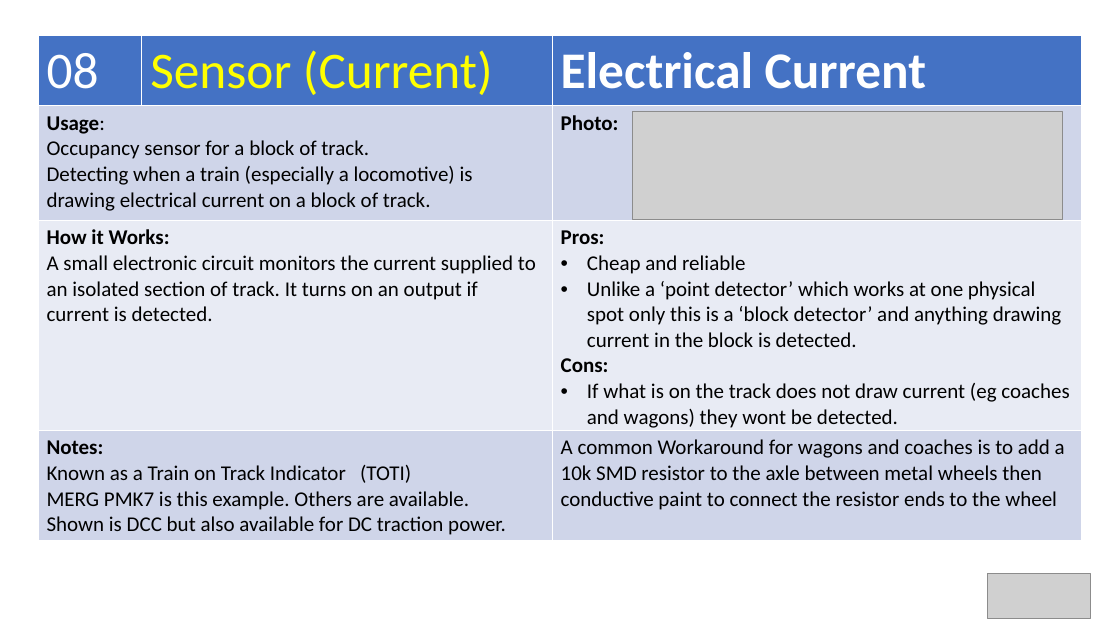
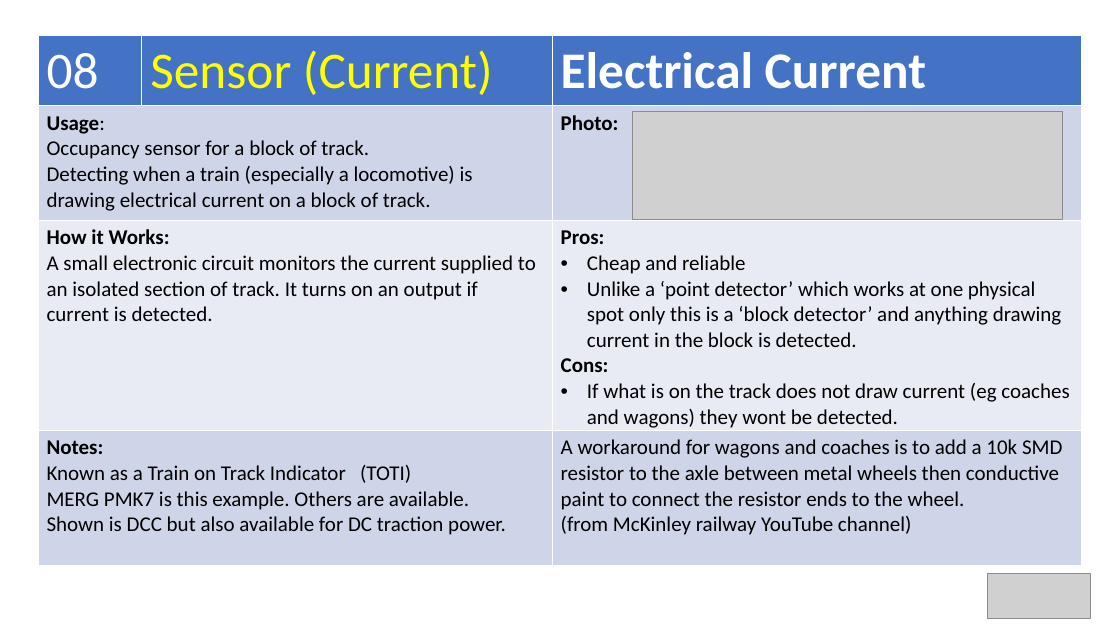
Before and after one commit to Alan-Lomax/MERG-SIG-Presentations, a slide deck: slide 21 of Arduino IO Compendium.pptx. Drawn at 1120x630 pixels with LibreOffice and Linux fonts; fonts in the diff are those of the drawing; grey boxes stand for pictures. Boxes give left, top, right and bottom in pixels: in the first picture for what was removed or moved away, otherwise in the second. Text is boxed around its words. In the diff, an @@ line names an element or a change of style, - is before the commit and + after.

```diff
--- a/Arduino IO Compendium.pptx
+++ b/Arduino IO Compendium.pptx
@@ table at [38, 36, 1081, 565] @@
-row 4, column 3: A common Workaround for wagons and coaches is to add a 10k SMD resistor to the axle between metal wheels then conductive paint to connect the resistor ends to the wheel
+row 4, column 3: A workaround for wagons and coaches is to add a 10k SMD resistor to the axle between metal wheels then conductive paint to connect the resistor ends to the wheel. / (from McKinley railway YouTube channel)
```
Also in this commit, not shown: 2 other slides changed, 1 slide added.
